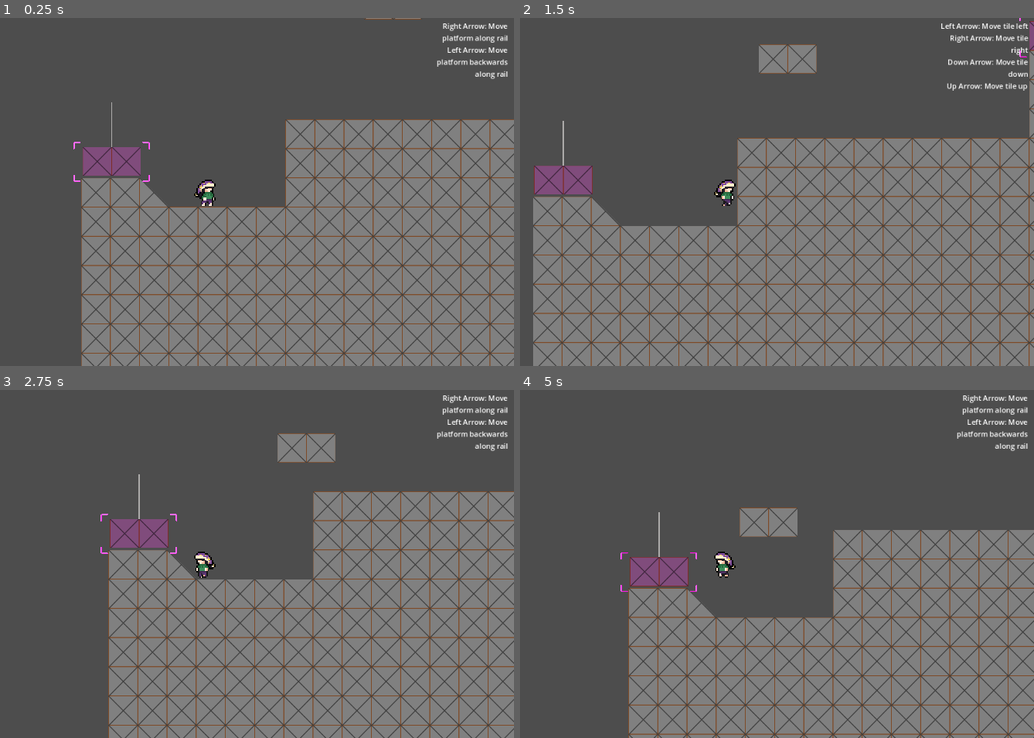
Above: before the commit, frames 1-4 (two rows, left to right).
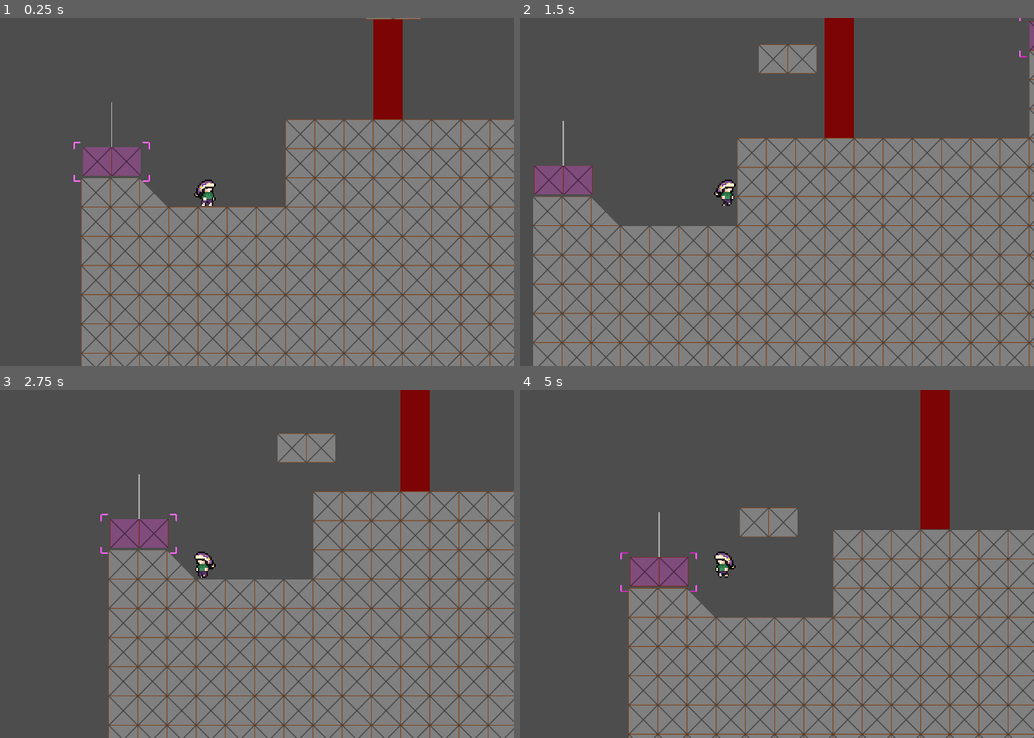
Above: after the commit, the same moments.

Repository: Arti-Dev/LucidNightmaresDemo
Game: Godot game, scene res://scenes/level.tscn
The game is run twice, just before and just after one commit, with the same random seed, the same clock (stepped at 60 frames per second) and the same inputs. This scene is started directly instead of the project's main scene.
Inputs:
- Up to frame 1 (0.25 s): no input
- Up to frame 2 (1.5 s): hold D (PlayerRight) from 0.53 s (still down); tap Q (Q) at 0.6 s; tap Space (PlayerJump) at 0.77 s; tap Tab (Tab) at 1.35 s
- Up to frame 3 (2.75 s): tap Space (PlayerJump) at 1.52 s; release D (PlayerRight) at 2.03 s; hold A (PlayerLeft) from 2.03 s (still down); tap Q (Q) at 2.1 s
- Up to frame 4 (5 s): release A (PlayerLeft) at 2.78 s; hold D (PlayerRight) 2.78-4.28 s; tap Tab (Tab) at 2.85, 4.35 s; tap Space (PlayerJump) at 3.02, 3.77, 4.52 s; tap Q (Q) at 3.6 s; hold A (PlayerLeft) from 4.28 s (still down)

The runs differ from the first frame. In frame 1, 2.2% of the frame differs, in the area x 72-99%, y 0-30%; in frame 2, 2.6%; in frame 3, 2.2%; in frame 4, 2.8%, in the area x 77-99%, y 0-40%.

Commit message:
Reorganize tileset folder

Diff:
--- /dev/null
+++ b/assets/tileset/hiddenborder/hiddenborder.tres
@@ -0,0 +1,14 @@
+[gd_resource type="TileSet" load_steps=3 format=3 uid="uid://cpx6x6cdsa2yu"]
+
+[ext_resource type="Texture2D" uid="uid://bfoi42qp56cvm" path="res://assets/tileset/hiddenborder/border.png" id="1_mgymg"]
+
+[sub_resource type="TileSetAtlasSource" id="TileSetAtlasSource_anjwp"]
+texture = ExtResource("1_mgymg")
+texture_region_size = Vector2i(64, 64)
+0:0/0 = 0
+0:0/0/physics_layer_0/polygon_0/points = PackedVector2Array(-32, -32, 32, -32, 32, 32, -32, 32)
+
+[resource]
+tile_size = Vector2i(64, 64)
+physics_layer_0/collision_layer = 8
+sources/1 = SubResource("TileSetAtlasSource_anjwp")
--- /dev/null
+++ b/assets/tileset/library/library.tres
@@ -0,0 +1,144 @@
+[gd_resource type="TileSet" load_steps=8 format=3 uid="uid://bdo83j5d75vqk"]
+
+[ext_resource type="Texture2D" uid="uid://dtadbv2wyf40a" path="res://assets/tileset/library/library.png" id="1_wnr31"]
+[ext_resource type="PackedScene" uid="uid://c5fwpb217arma" path="res://scenes/free_tile.tscn" id="2_n37kh"]
+[ext_resource type="PackedScene" uid="uid://bf1daeyvukrkg" path="res://scenes/falling_book.tscn" id="3_bdhda"]
+[ext_resource type="Texture2D" uid="uid://kgq35r0efgmm" path="res://assets/tileset/library/libraryextra.png" id="4_e70if"]
+
+[sub_resource type="TileSetAtlasSource" id="TileSetAtlasSource_lna6j"]
+texture = ExtResource("1_wnr31")
+texture_region_size = Vector2i(64, 64)
+0:0/0 = 0
+0:0/0/physics_layer_0/polygon_0/points = PackedVector2Array(-32, -32, -32, 32, 32, 32, 32, -32)
+1:0/0 = 0
+1:0/0/physics_layer_0/polygon_0/points = PackedVector2Array(-32, -32, -32, 32, 32, 32, 32, -32)
+2:0/0 = 0
+2:0/0/physics_layer_0/polygon_0/points = PackedVector2Array(-32, -32, 32, -32, 32, 32, -32, 32)
+3:0/0 = 0
+3:0/0/physics_layer_0/polygon_0/points = PackedVector2Array(-32, -32, 32, -32, 32, 32, -32, 32)
+4:0/0 = 0
+4:0/0/physics_layer_0/polygon_0/points = PackedVector2Array(-26.75, -27.5, 32, -28, 32, 28, -26.75, 27.5)
+5:0/0 = 0
+5:0/0/physics_layer_0/polygon_0/points = PackedVector2Array(-32, -27.4033, 32, -27.7183, 32, 27.4033, -32, 27.4033)
+6:0/0 = 0
+6:0/0/physics_layer_0/polygon_0/points = PackedVector2Array(-32, -27.9307, 27.4004, -27.2236, 27.7539, 27.2236, -32, 27.2236)
+7:0/0 = 0
+7:0/0/physics_layer_0/polygon_0/points = PackedVector2Array(-32, -32, 32, -32, 32, 32, -32, 32)
+8:0/0 = 0
+8:0/0/physics_layer_0/polygon_0/points = PackedVector2Array(-32, -32, 32, -32, 32, 32, -32, 32)
+9:0/0 = 0
+9:0/0/physics_layer_0/polygon_0/points = PackedVector2Array(-32, -32, 32, -32, 32, 32, -32, 32)
+0:1/0 = 0
+0:1/0/physics_layer_0/polygon_0/points = PackedVector2Array(-27.5608, -27.7183, 27.5608, -28.0332, 27.5608, 32, -27.8758, 32)
+1:1/0 = 0
+1:1/0/physics_layer_0/polygon_0/points = PackedVector2Array(-27.8758, -32, 27.5608, -32, 27.8758, 32, -27.5608, 32)
+2:1/0 = 0
+2:1/0/physics_layer_0/polygon_0/points = PackedVector2Array(-27.5608, -32, -27.5608, 27.4033, 27.8758, 27.7183, 28.1907, -32)
+3:1/0 = 0
+3:1/0/physics_layer_0/polygon_0/points = PackedVector2Array(-32, -32, 32, -32, 32, 32, -32, 32)
+4:1/0 = 0
+4:1/0/physics_layer_0/polygon_0/points = PackedVector2Array(-32, -32, 32, 32, -32, 32)
+5:1/0 = 0
+5:1/0/physics_layer_0/polygon_0/points = PackedVector2Array(32, -32, 32, 32, -32, 32)
+6:1/0 = 0
+6:1/0/physics_layer_0/polygon_0/points = PackedVector2Array(-32, -32, 32, -32, 32, 32, -32, 32)
+3:2/0 = 0
+3:2/0/physics_layer_0/polygon_0/points = PackedVector2Array(-32, -32, 32, -32, 32, 32, -32, 32)
+4:2/0 = 0
+4:2/0/physics_layer_0/polygon_0/points = PackedVector2Array(-32, -32, 32, -32, 32, 32, -32, 32)
+5:2/0 = 0
+5:2/0/physics_layer_0/polygon_0/points = PackedVector2Array(-32, -32, 32, -32, 32, 32, -32, 32)
+6:2/0 = 0
+6:2/0/physics_layer_0/polygon_0/points = PackedVector2Array(-32, -32, 32, -32, 32, 32, -32, 32)
+3:3/0 = 0
+3:3/0/physics_layer_0/polygon_0/points = PackedVector2Array(-32, -32, 32, -32, 32, 32, -32, 32)
+3:4/0 = 0
+4:3/0 = 0
+4:3/0/physics_layer_0/polygon_0/points = PackedVector2Array(-32, -32, 32, 32, -32, 32)
+4:4/0 = 0
+5:3/0 = 0
+5:3/0/physics_layer_0/polygon_0/points = PackedVector2Array(32, -32, 32, 32, -32, 32)
+5:4/0 = 0
+6:3/0 = 0
+6:4/0 = 0
+1:2/0 = 0
+1:3/0 = 0
+1:4/0 = 0
+0:3/0 = 0
+2:3/0 = 0
+7:1/0 = 0
+7:1/0/physics_layer_0/polygon_0/points = PackedVector2Array(-32, -32, 32, -32, 32, 32, -32, 32)
+8:1/0 = 0
+8:1/0/physics_layer_0/polygon_0/points = PackedVector2Array(-32, -32, 32, -32, 32, 32, -32, 32)
+9:1/0 = 0
+9:1/0/physics_layer_0/polygon_0/points = PackedVector2Array(-32, -32, 32, -32, 32, 32, -32, 32)
+9:2/0 = 0
+9:2/0/physics_layer_0/polygon_0/points = PackedVector2Array(-32, -32, 32, -32, 32, 32, -32, 32)
+9:3/0 = 0
+9:3/0/physics_layer_0/polygon_0/points = PackedVector2Array(-32, -32, 32, -32, 32, 32, -32, 32)
+9:4/0 = 0
+9:4/0/physics_layer_0/polygon_0/points = PackedVector2Array(-32, -32, 32, -32, 32, 32, -32, 32)
+9:5/0 = 0
+9:5/0/physics_layer_0/polygon_0/points = PackedVector2Array(-32, -32, 32, -32, 32, 32, -32, 32)
+7:2/0 = 0
+7:2/0/physics_layer_0/polygon_0/points = PackedVector2Array(-32, -32, 32, -32, 32, 32, -32, 32)
+7:3/0 = 0
+7:3/0/physics_layer_0/polygon_0/points = PackedVector2Array(-32, -32, 32, -32, 32, 32, -32, 32)
+8:3/0 = 0
+8:3/0/physics_layer_0/polygon_0/points = PackedVector2Array(-32, -32, 32, -32, 32, 32, -32, 32)
+8:4/0 = 0
+8:4/0/physics_layer_0/polygon_0/points = PackedVector2Array(-32, -32, 32, -32, 32, 32, -32, 32)
+7:4/0 = 0
+7:4/0/physics_layer_0/polygon_0/points = PackedVector2Array(-32, -32, 32, -32, 32, 32, -32, 32)
+7:5/0 = 0
+7:5/0/physics_layer_0/polygon_0/points = PackedVector2Array(-32, -32, 32, -32, 32, 32, -32, 32)
+7:6/0 = 0
+7:6/0/physics_layer_0/polygon_0/points = PackedVector2Array(-32, -32, 32, -32, 32, 32, -32, 32)
+7:7/0 = 0
+7:8/0 = 0
+7:9/0 = 0
+8:6/0 = 0
+8:6/0/physics_layer_0/polygon_0/points = PackedVector2Array(-32, -32, 32, -32, 32, 32, -32, 32)
+9:6/0 = 0
+9:6/0/physics_layer_0/polygon_0/points = PackedVector2Array(-32, -32, 32, -32, 32, 32, -32, 32)
+9:7/0 = 0
+9:8/0 = 0
+9:9/0 = 0
+8:9/0 = 0
+8:7/0 = 0
+0:7/0 = 0
+0:6/0 = 0
+0:5/0 = 0
+2:5/0 = 0
+2:6/0 = 0
+2:7/0 = 0
+
+[sub_resource type="TileSetScenesCollectionSource" id="TileSetScenesCollectionSource_lyoc6"]
+scenes/1/scene = ExtResource("2_n37kh")
+scenes/2/scene = ExtResource("3_bdhda")
+
+[sub_resource type="TileSetAtlasSource" id="TileSetAtlasSource_wikfq"]
+texture = ExtResource("4_e70if")
+texture_region_size = Vector2i(64, 64)
+0:0/0 = 0
+0:0/0/physics_layer_0/polygon_0/points = PackedVector2Array(-32, -32, 32, -32, 32, 32, -32, 32)
+1:0/0 = 0
+1:0/0/physics_layer_0/polygon_0/points = PackedVector2Array(-32, 32, -32, -32, 32, 32)
+2:0/0 = 0
+2:0/0/physics_layer_0/polygon_0/points = PackedVector2Array(32, -32, 32, 32, -32, 32)
+0:1/size_in_atlas = Vector2i(3, 1)
+0:1/0 = 0
+0:1/0/physics_layer_0/polygon_0/points = PackedVector2Array(-96, -32, 96, -32, 96, 32, -96, 32)
+0:2/size_in_atlas = Vector2i(3, 1)
+0:2/0 = 0
+0:2/0/physics_layer_0/polygon_0/points = PackedVector2Array(-96, -32, -96, 32, 96, 32, 96, -32)
+0:3/size_in_atlas = Vector2i(3, 1)
+0:3/0 = 0
+0:3/0/physics_layer_0/polygon_0/points = PackedVector2Array(-96, -32, -96, 32, 96, 32, 96, -32)
+
+[resource]
+tile_size = Vector2i(64, 64)
+physics_layer_0/collision_layer = 1
+sources/0 = SubResource("TileSetAtlasSource_lna6j")
+sources/2 = SubResource("TileSetScenesCollectionSource_lyoc6")
+sources/3 = SubResource("TileSetAtlasSource_wikfq")
--- a/scenes/level.tscn
+++ b/scenes/level.tscn
@@ -1,25 +1,14 @@
-[gd_scene load_steps=23 format=4 uid="uid://biampqlhctoid"]
+[gd_scene load_steps=21 format=4 uid="uid://biampqlhctoid"]
 
-[ext_resource type="Texture2D" uid="uid://5frf4iw8symj" path="res://assets/tileset/border.png" id="1_bqmyj"]
+[ext_resource type="TileSet" uid="uid://cpx6x6cdsa2yu" path="res://assets/tileset/hiddenborder/hiddenborder.tres" id="1_102f0"]
 [ext_resource type="PackedScene" uid="uid://cwsep6ctbelnx" path="res://scenes/player.tscn" id="1_x2e8k"]
-[ext_resource type="Texture2D" uid="uid://by3poox6dkvvr" path="res://assets/tileset/tileset.png" id="2_xsafv"]
+[ext_resource type="Texture2D" uid="uid://kgq35r0efgmm" path="res://assets/tileset/library/libraryextra.png" id="2_xsafv"]
 [ext_resource type="PackedScene" uid="uid://c5fwpb217arma" path="res://scenes/free_tile.tscn" id="4_7ors7"]
 [ext_resource type="PackedScene" uid="uid://bdjtqribdal8v" path="res://scenes/camera.tscn" id="4_ruv8g"]
 [ext_resource type="PackedScene" uid="uid://xhbyfkdwudvy" path="res://scenes/tween_moving_platform.tscn" id="5_4mhca"]
 [ext_resource type="PackedScene" uid="uid://buc8o5r408v7d" path="res://scenes/telekinetic_path_platform.tscn" id="6_tvw0b"]
 [ext_resource type="PackedScene" uid="uid://dhj35qgxqpkna" path="res://scenes/path_moving_platform.tscn" id="6_u6i5u"]
 [ext_resource type="PackedScene" uid="uid://b64xx7bsicuwl" path="res://scenes/deathzone.tscn" id="7_a1qtt"]
-
-[sub_resource type="TileSetAtlasSource" id="TileSetAtlasSource_anjwp"]
-texture = ExtResource("1_bqmyj")
-texture_region_size = Vector2i(64, 64)
-0:0/0 = 0
-0:0/0/physics_layer_0/polygon_0/points = PackedVector2Array(-32, -32, 32, -32, 32, 32, -32, 32)
-
-[sub_resource type="TileSet" id="TileSet_trlxb"]
-tile_size = Vector2i(64, 64)
-physics_layer_0/collision_layer = 8
-sources/1 = SubResource("TileSetAtlasSource_anjwp")
 
 [sub_resource type="TileSetAtlasSource" id="TileSetAtlasSource_87rnx"]
 resource_name = "testing"
@@ -92,9 +81,8 @@
 [node name="Level" type="Node2D"]
 
 [node name="HiddenBorder" type="TileMapLayer" parent="."]
-visible = false
 tile_map_data = PackedByteArray("AAAJAAQAAQAAAAAAAAAJAAMAAQAAAAAAAAAJAAIAAQAAAAAAAAAJAAEAAQAAAAAAAAAJAAAAAQAAAAAAAAAJAP …(1232 unchanged characters)…
-tile_set = SubResource("TileSet_trlxb")
+tile_set = ExtResource("1_102f0")
 
 [node name="TileMapLayer" type="TileMapLayer" parent="."]
 position = Vector2(0, 1)
@@ -102,6 +90,7 @@
 tile_set = SubResource("TileSet_r1dbd")
 
 [node name="Camera2D" parent="." instance=ExtResource("4_ruv8g")]
+visible = false
 position = Vector2(207, 478)
 
 [node name="Player" parent="." node_paths=PackedStringArray("camera") instance=ExtResource("1_x2e8k")]
--- a/scenes/library_1.tscn
+++ b/scenes/library_1.tscn
@@ -1,13 +1,13 @@
 [gd_scene load_steps=31 format=4 uid="uid://b2tbjysoih4xw"]
 
-[ext_resource type="Texture2D" uid="uid://laphhe2giplf" path="res://assets/tileset/library.png" id="1_77a8a"]
+[ext_resource type="Texture2D" uid="uid://dtadbv2wyf40a" path="res://assets/tileset/library/library.png" id="1_77a8a"]
 [ext_resource type="Script" path="res://scripts/level.gd" id="1_slf5w"]
 [ext_resource type="PackedScene" uid="uid://cwsep6ctbelnx" path="res://scenes/player.tscn" id="2_macdi"]
 [ext_resource type="PackedScene" uid="uid://c5fwpb217arma" path="res://scenes/free_tile.tscn" id="3_7tlyo"]
 [ext_resource type="PackedScene" uid="uid://xhbyfkdwudvy" path="res://scenes/tween_moving_platform.tscn" id="3_tl2mn"]
 [ext_resource type="PackedScene" uid="uid://bf1daeyvukrkg" path="res://scenes/falling_book.tscn" id="4_r163r"]
 [ext_resource type="PackedScene" uid="uid://buc8o5r408v7d" path="res://scenes/telekinetic_path_platform.tscn" id="5_1ld67"]
-[ext_resource type="Texture2D" uid="uid://by3poox6dkvvr" path="res://assets/tileset/tileset.png" id="5_dyqbk"]
+[ext_resource type="Texture2D" uid="uid://kgq35r0efgmm" path="res://assets/tileset/library/libraryextra.png" id="5_dyqbk"]
 [ext_resource type="PackedScene" uid="uid://b7aryggp13wcs" path="res://scenes/wood_tween_moving_platform.tscn" id="9_2577r"]
 [ext_resource type="PackedScene" uid="uid://m7jaqa3msxgu" path="res://scenes/spring.tscn" id="9_rxwmr"]
 [ext_resource type="PackedScene" uid="uid://4nyrjdn4pkp3" path="res://scenes/camera_override_area.tscn" id="10_fx16o"]
Renamed: assets/tileset/border.png -> assets/tileset/hiddenborder/border.png
Not shown, changed: assets/tileset/hiddenborder/border.png.import
Renamed: assets/tileset/library.png -> assets/tileset/library/library.png
Not shown, changed: assets/tileset/library/library.png.import
Renamed: assets/tileset/tileset.png -> assets/tileset/library/libraryextra.png
Not shown, changed: assets/tileset/library/libraryextra.png.import
Binary file removed: assets/tileset/libraryog.png
Not shown, removed: assets/tileset/libraryog.png.import
